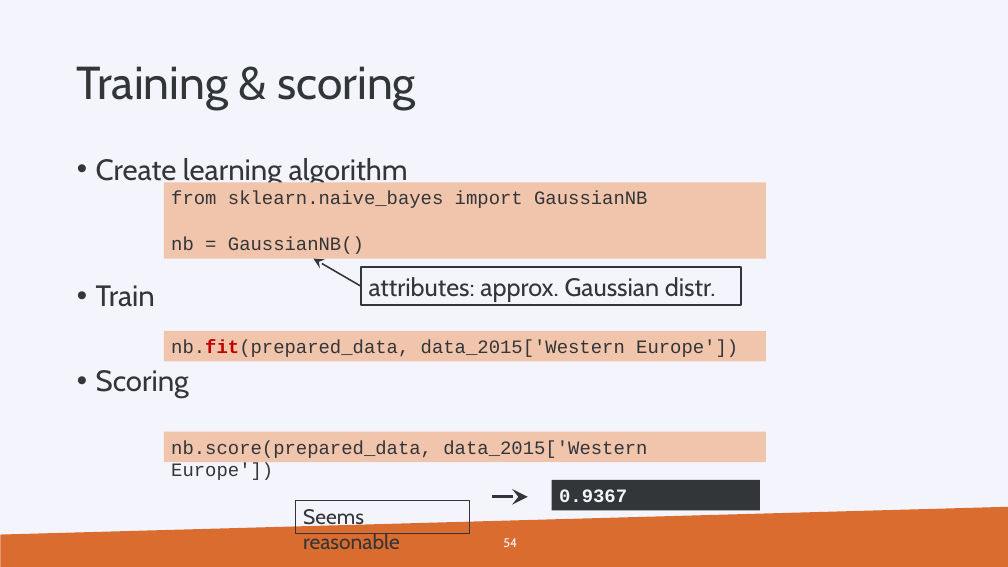
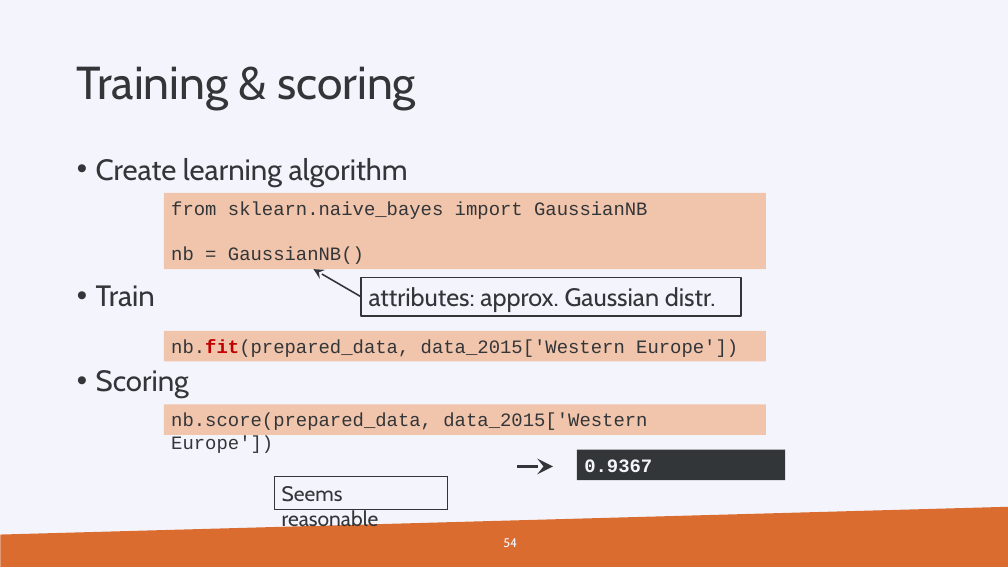
Before and after one commit to gjbex/Machine-learning-with-Python, a slide deck: slide 54 of python_for_machine_learning.pptx. Drawn at 1008x567 pixels with LibreOffice and Linux fonts; fonts in the diff are those of the drawing; background and template pictures are left out. Boxes give left, top, right and bottom in pixels: in the first picture for what was removed or moved away, otherwise in the second. Text is boxed around its words. In the diff, an @@ line names an element or a change of style, - is before the commit and + after.

```diff
--- a/python_for_machine_learning.pptx
+++ b/python_for_machine_learning.pptx
@@ 2 rectangles, 1 arrow: place and size @@
-2 rectangles, 1 arrow at bbox=[164, 182, 766, 305]
+2 rectangles, 1 arrow at bbox=[164, 193, 766, 315]
@@ rectangle "nb.score(prepared_data, data_2015['Western Europe'])": place and size @@
-rectangle "nb.score(prepared_data, data_2015['Western Europe'])" at bbox=[164, 432, 766, 462]
+rectangle "nb.score(prepared_data, data_2015['Western Europe'])" at bbox=[164, 405, 766, 435]
@@ rectangle "Seems reasonable": place and size @@
-rectangle "Seems reasonable" at bbox=[296, 500, 470, 533]
+rectangle "Seems reasonable" at bbox=[274, 477, 448, 510]
@@ arrow moved from (492, 497) - (528, 497) to (517, 467) - (553, 467) @@
@@ rectangle "0.9367": place and size @@
-rectangle "0.9367" at bbox=[552, 480, 761, 510]
+rectangle "0.9367" at bbox=[577, 450, 786, 480]
```
Also in this commit, not shown: 15 other slides changed.
